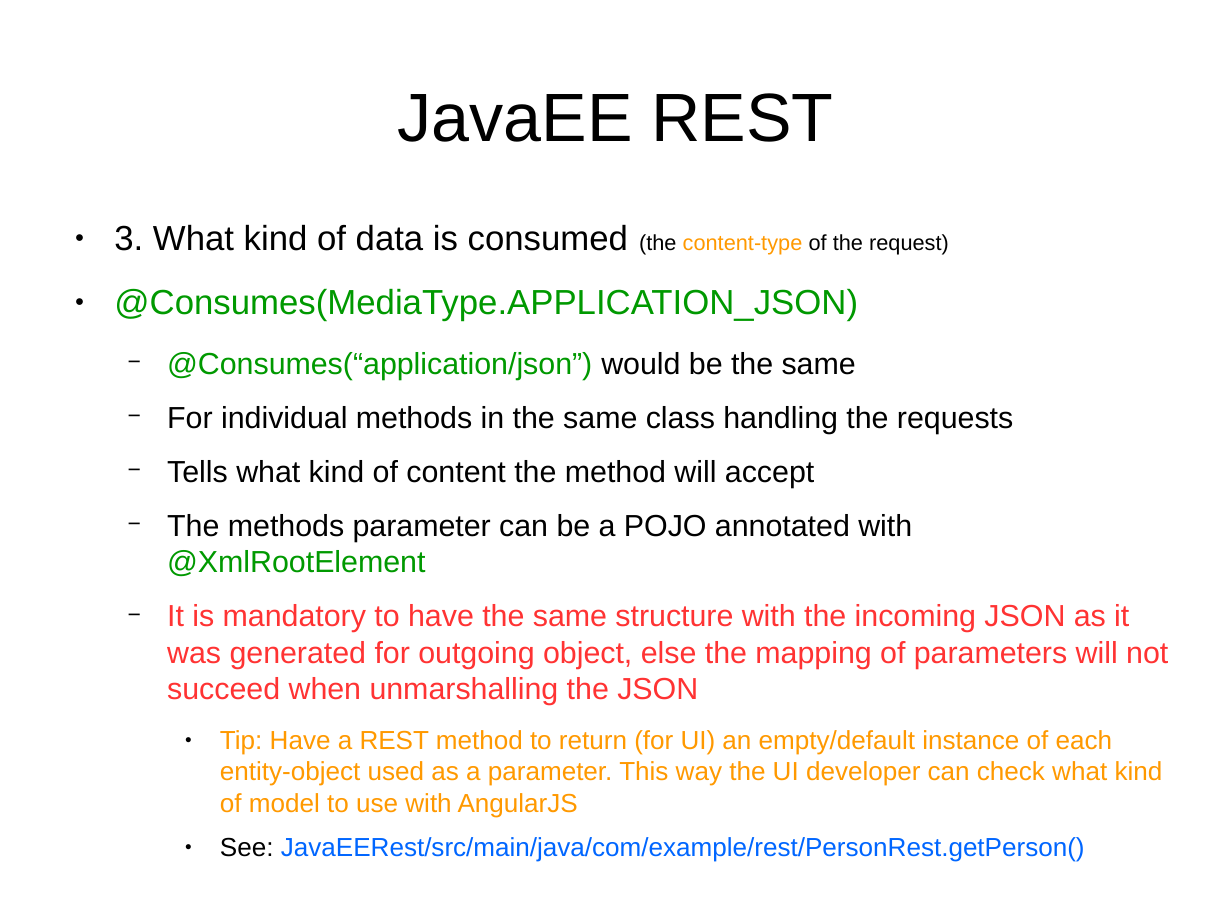
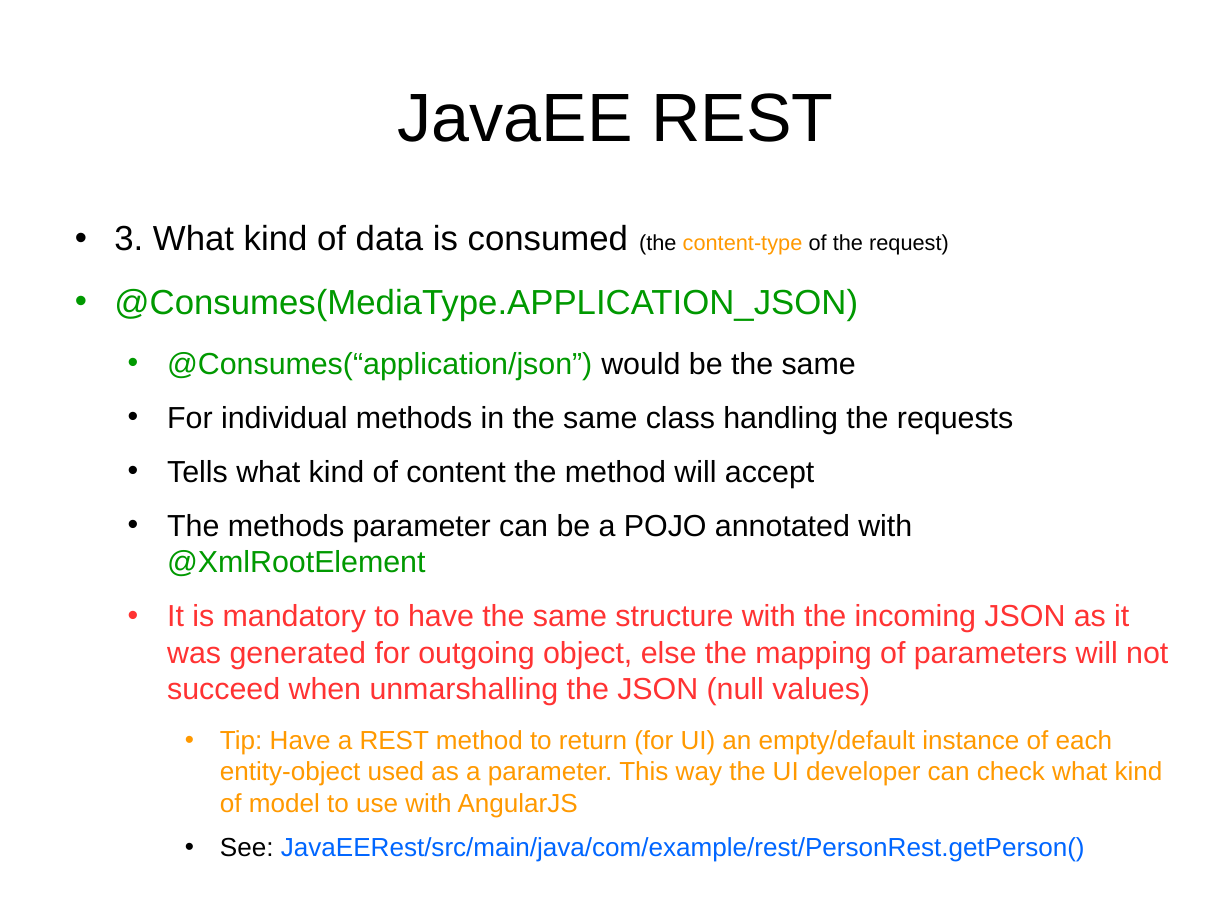
Before and after one commit to vmyrsky/ajeer, a slide deck: slide 33 of JavaEERest/doc/presentation.odp (slide 21 before the commit). Drawn at 1232x924 pixels with LibreOffice and Linux fonts; fonts in the diff are those of the drawing. Boxes give left, top, right and bottom in pixels: in the first picture for what was removed or moved away, otherwise in the second. Text is boxed around its words. In the diff, an @@ line names an element or a change of style, - is before the commit and + after.

Commit message:
"Final" content editing of presentation

```diff
--- a/JavaEERest/doc/presentation.odp
+++ b/JavaEERest/doc/presentation.odp
@@ text at (x1=114, y1=224, x2=1163, y2=862): bullet ● to •; bullet − to • @@
@@ text at (x1=167, y1=604, x2=1168, y2=705): text changed @@
-  − It is mandatory to have the same structure with the incoming JSON as it was generated for outgoing object, else the mapping of parameters will not succeed when unmarshalling the JSON
+  • It is mandatory to have the same structure with the incoming JSON as it was generated for outgoing object, else the mapping of parameters will not succeed when unmarshalling the JSON (null values)
```
Also in this commit, not shown: 34 other slides changed, 8 slides added.
